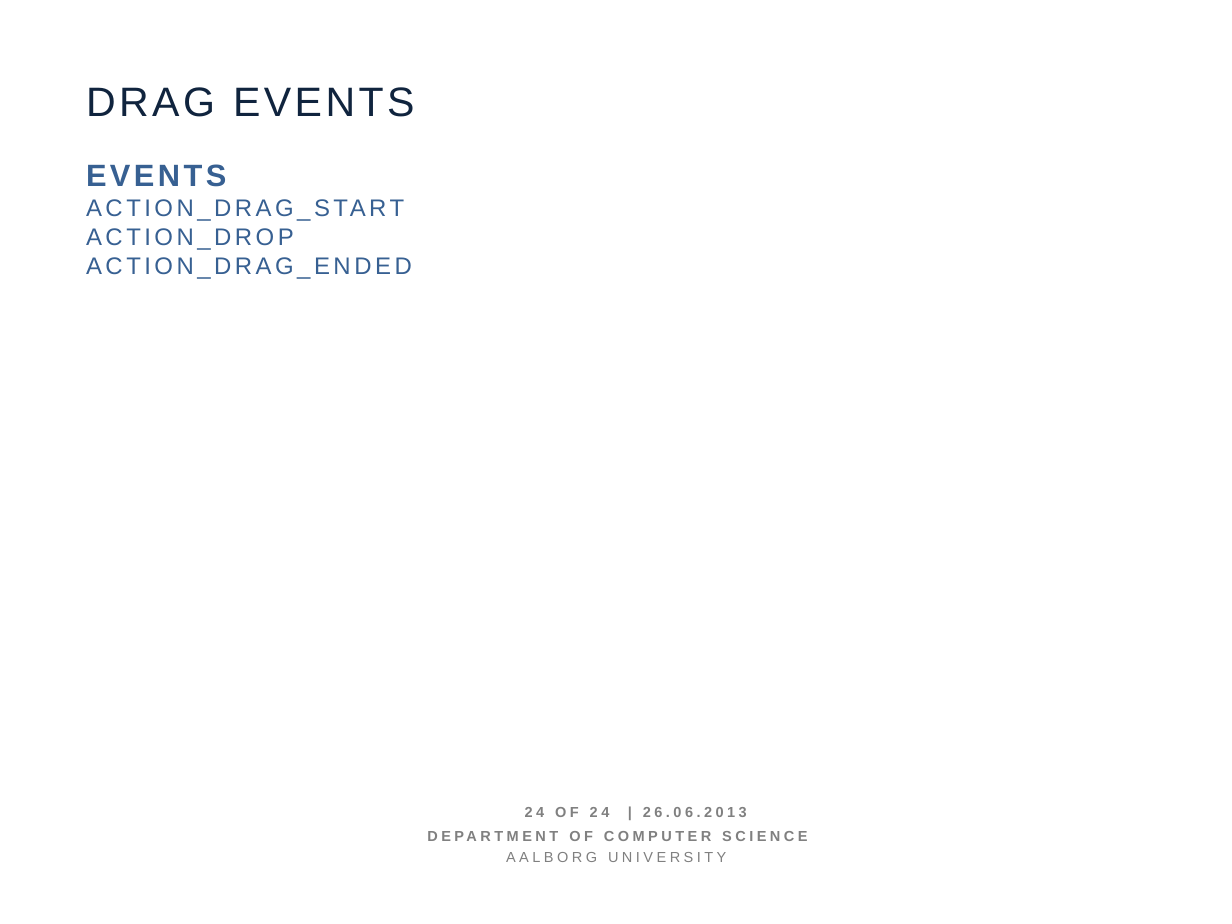
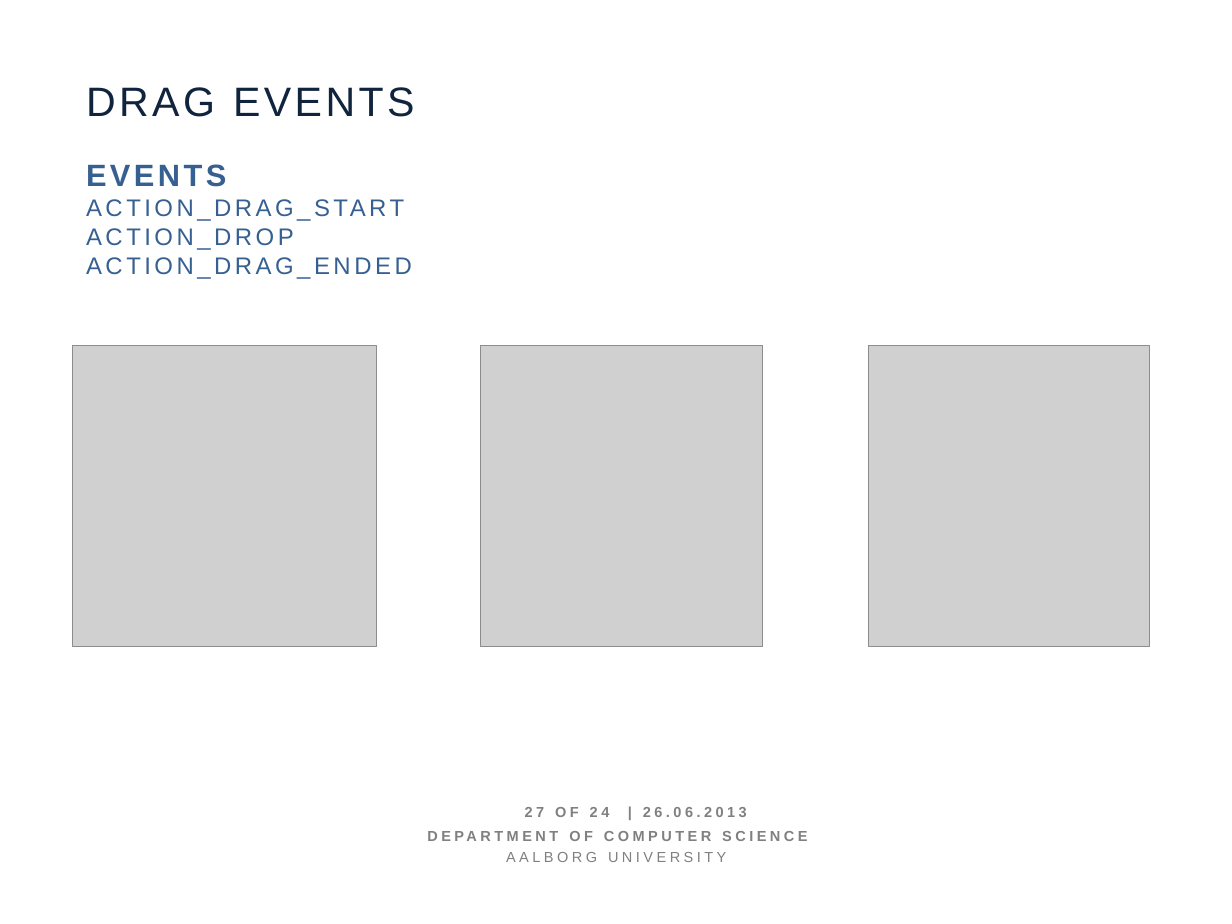
Before and after one commit to figa12/sw606f13, a slide deck: slide 27 of slides/main.pptx (slide 24 before the commit). Drawn at 1232x924 pixels with LibreOffice and Linux fonts; fonts in the diff are those of the drawing; grey boxes stand for pictures. Boxes give left, top, right and bottom in pixels: in the first picture for what was removed or moved away, otherwise in the second. Text is boxed around its words. In the diff, an @@ line names an element or a change of style, - is before the commit and + after.

```diff
--- a/slides/main.pptx
+++ b/slides/main.pptx
@@ picture added at (73, 346, 376, 647) @@
@@ picture added at (480, 346, 763, 647) @@
@@ picture added at (869, 346, 1149, 647) @@
@@ text at (525, 807, 747, 817): text changed @@
-24 OF 24 | 26.06.2013
+27 OF 24 | 26.06.2013
```
Also in this commit, not shown: 2 other slides changed, 3 slides added.
